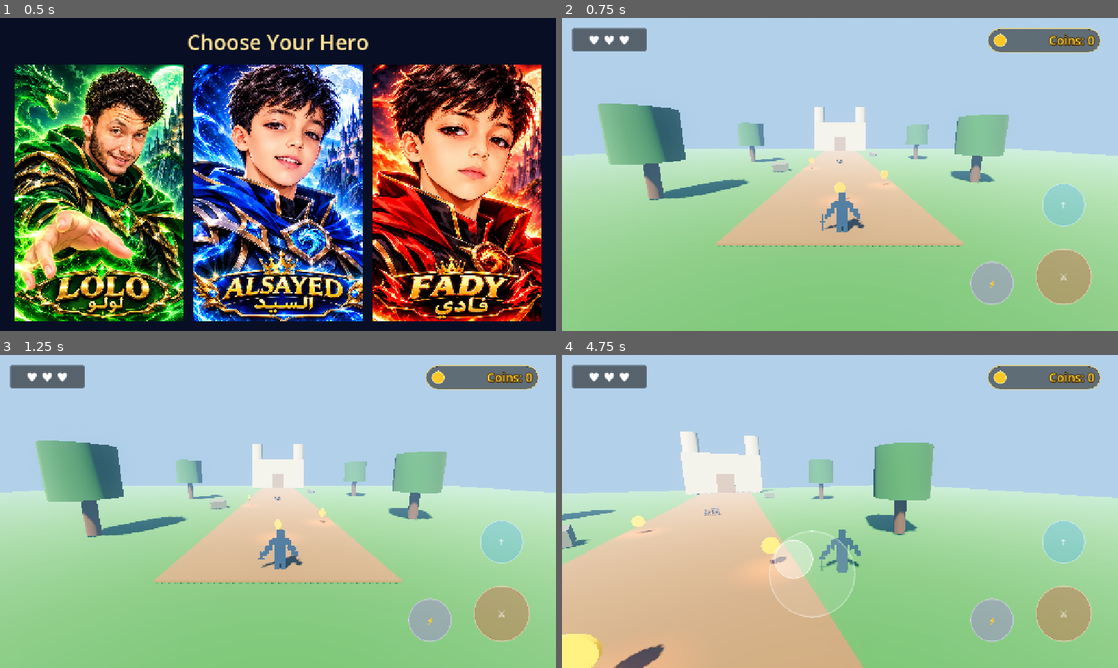
Above: before the commit, frames 1-4 (two rows, left to right).
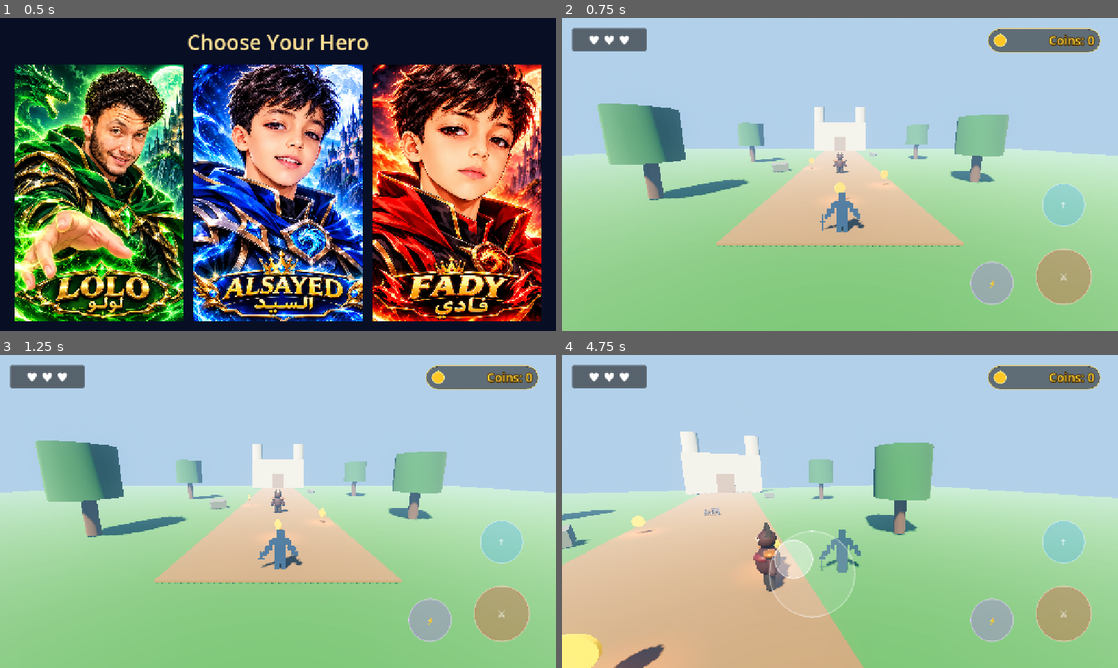
Above: after the commit, the same moments.

Repository: lolofadywaleed-hash/LostTreasureKingdom-Final
Game: Godot game, scene res://scenes/character_select.tscn
Same seed, same stepped clock (60 frames per second), same inputs: the game is played once before the commit and once after it.
Inputs (mouse positions are in pixels of both pictures, inside the frame that each line leads up to):
- Up to frame 1 (0.5 s): no input
- Up to frame 2 (0.75 s): click (662, 193) at 0.5 s
- Up to frame 3 (1.25 s): no input
- Up to frame 4 (4.75 s): click "↑" at 1.25 s; move the mouse to (962, 495) at 2.02 s; hold D (move_right) 2.03-2.75 s; click (962, 495) at 2.17 s; tap Space (jump) at 2.27 s; drag from (728, 527) to (812, 574) at 2.77 s; move the mouse to (895, 442) at 3.52 s; hold D (move_right) 3.53-4.25 s; drag from (812, 574) to (673, 464) at 4.27 s

Frame 1 is identical in both runs. In frame 2, 0.1% of the frame differs, in the area x 48-52%, y 42-50%; in frame 3, 0.1%; in frame 4, 0.8%, in the area x 34-41%, y 53-76%.
Error before the commit: Parse Error: Identifier "ConeMesh" not declared in the current scope. (res://scripts/enemy.gd:80)

Commit message:
Fix enemy horn mesh and fail CI on GDScript parse errors

Diff:
--- a/scripts/enemy.gd
+++ b/scripts/enemy.gd
@@ -77,9 +77,9 @@
 	head.rings = 5
 	_add_part("Head", head, armor, Vector3(0, 1.86, 0))
 
-	var horn := ConeMesh.new()
+	var horn := CylinderMesh.new()
 	horn.bottom_radius = 0.13
-	horn.top_radius = 0.015
+	horn.top_radius = 0.0
 	horn.height = 0.48
 	horn.radial_segments = 6
 	_add_part("LeftHorn", horn, horn_material, Vector3(-0.21, 2.22, 0.02), Vector3(0, 0, -0.28))
--- a/tests/character_select_test.gd
+++ b/tests/character_select_test.gd
@@ -26,6 +26,18 @@
 	assert(current_scene != null)
 	assert(root.get_meta("selected_hero", "") == "Lolo", "Selected hero should persist when changing scenes")
 	assert(current_scene.scene_file_path == "res://scenes/main.tscn", "Hero choice should open the 3D scene")
+
+	var enemy := current_scene.get_node_or_null("Enemy") as CharacterBody3D
+	assert(enemy != null, "Main scene needs an enemy CharacterBody3D")
+	assert(enemy.is_in_group("enemies"), "Enemy should register in the enemies group")
+	var left_horn := enemy.get_node_or_null("Visual/LeftHorn") as MeshInstance3D
+	var right_horn := enemy.get_node_or_null("Visual/RightHorn") as MeshInstance3D
+	assert(left_horn != null and left_horn.mesh is CylinderMesh, "Left enemy horn must use CylinderMesh")
+	assert(right_horn != null and right_horn.mesh is CylinderMesh, "Right enemy horn must use CylinderMesh")
+	assert(is_zero_approx((left_horn.mesh as CylinderMesh).top_radius), "Enemy horn tip radius must be zero")
+	var enemy_health_before := int(enemy.get("_health"))
+	enemy.call("take_damage", 1)
+	assert(int(enemy.get("_health")) == enemy_health_before - 1, "Enemy should lose health when damaged")
 
 	var player := current_scene.get_node("Player") as CharacterBody3D
 	assert(player != null, "Main scene needs a CharacterBody3D player")
--- /dev/null
+++ b/tests/script_parse_test.gd
@@ -0,0 +1,50 @@
+extends SceneTree
+## Load every GDScript in the repository; a parse/compile failure fails CI.
+
+var _script_paths: PackedStringArray = []
+var _failures: PackedStringArray = []
+
+
+func _initialize() -> void:
+	call_deferred("_run")
+
+
+func _run() -> void:
+	_collect_scripts("res://")
+	_script_paths.sort()
+	for script_path in _script_paths:
+		var resource := ResourceLoader.load(script_path, "GDScript", ResourceLoader.CACHE_MODE_IGNORE)
+		if resource == null:
+			_failures.append("%s: ResourceLoader returned null" % script_path)
+		elif not resource is GDScript:
+			_failures.append("%s: resource is not a GDScript" % script_path)
+
+	if not _failures.is_empty():
+		push_error("GDScript validation failed (%d/%d):" % [_failures.size(), _script_paths.size()])
+		for failure in _failures:
+			push_error(failure)
+		quit(1)
+		return
+
+	print("GDScript validation passed: %d scripts loaded without parse errors." % _script_paths.size())
+	quit(0)
+
+
+func _collect_scripts(directory_path: String) -> void:
+	var directory := DirAccess.open(directory_path)
+	if directory == null:
+		_failures.append("%s: could not open directory" % directory_path)
+		return
+
+	directory.list_dir_begin()
+	var entry := directory.get_next()
+	while not entry.is_empty():
+		if entry != "." and entry != "..":
+			var entry_path := directory_path.path_join(entry)
+			if directory.current_is_dir():
+				if not entry.begins_with("."):
+					_collect_scripts(entry_path)
+			elif entry.get_extension().to_lower() == "gd":
+				_script_paths.append(entry_path)
+		entry = directory.get_next()
+	directory.list_dir_end()
